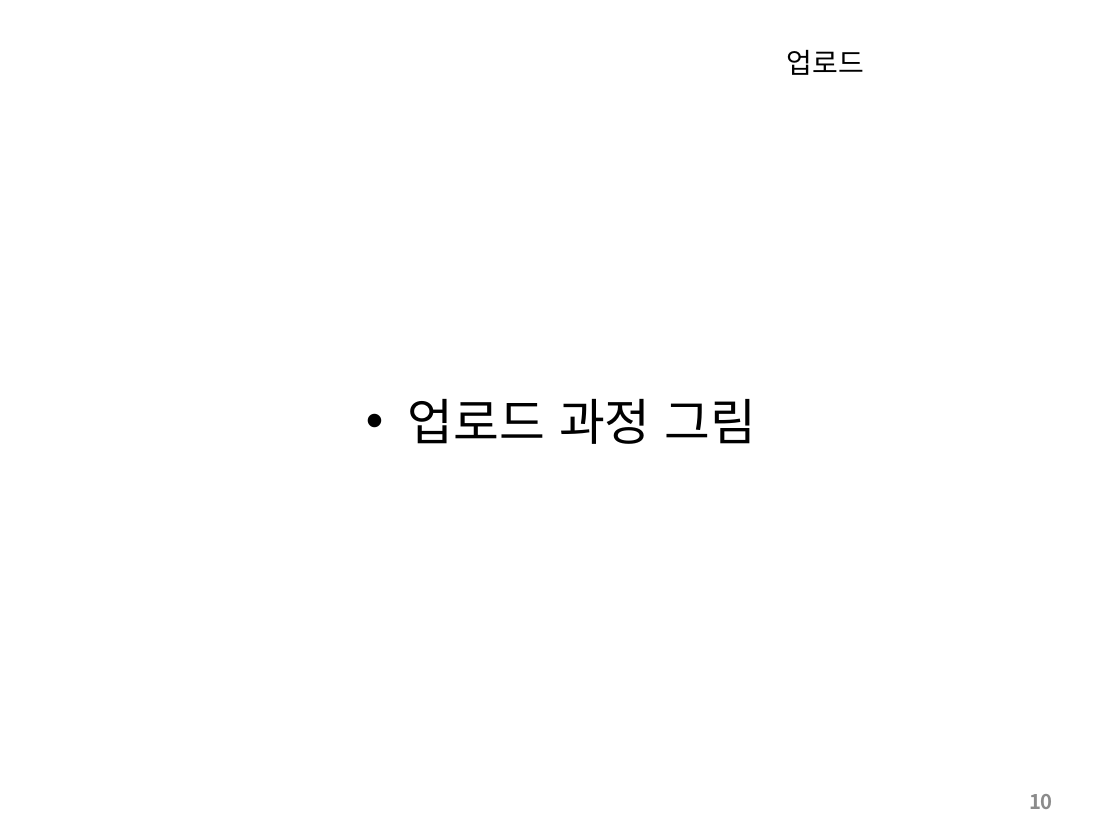
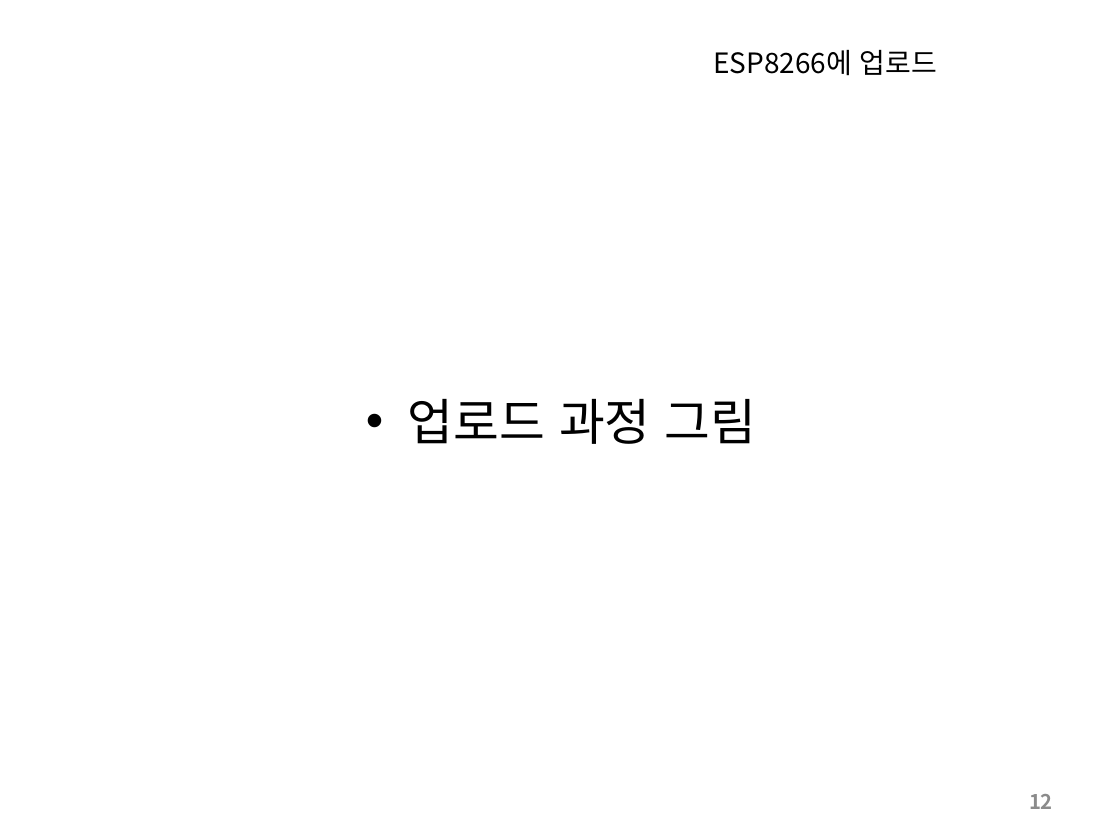
Before and after one commit to SleeperKKY/ESP8266, a slide deck: slide 12 of ESP8266 Direct Coding.pptx (slide 10 before the commit). Drawn at 1120x840 pixels with LibreOffice and Linux fonts; fonts in the diff are those of the drawing. Boxes give left, top, right and bottom in pixels: in the first picture for what was removed or moved away, otherwise in the second. Text is boxed around its words. In the diff, an @@ line names an element or a change of style, - is before the commit and + after.

```diff
--- a/ESP8266 Direct Coding.pptx
+++ b/ESP8266 Direct Coding.pptx
@@ title at [713,50,937,76]: text changed @@
-업로드
+ESP8266에 업로드
@@ page number at [1029,794,1053,809]: text changed @@
-10
+12
```
Also in this commit, not shown: 5 other slides changed, 2 slides added.
